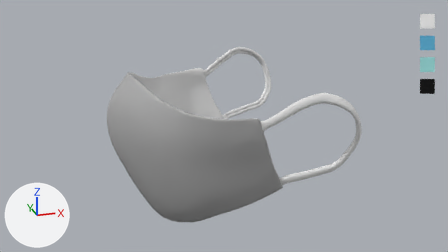
The Blender file blender/mask_eco2.blend: old version first, new version second.
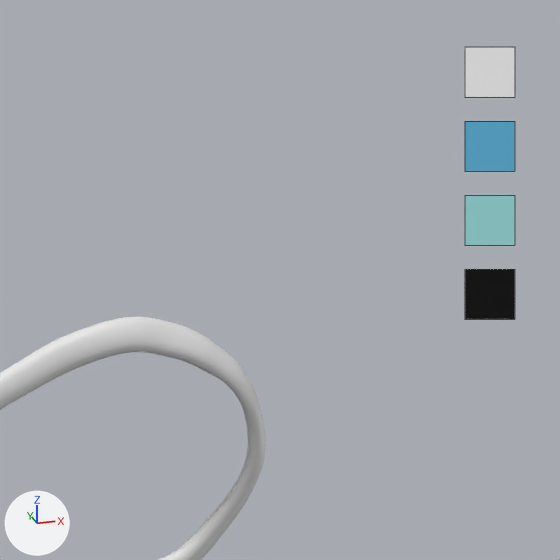
Each version is shown from the file's camera 'Camera', then close up on the part from 63% to 100% of the width and 0% to 65% of the height. Arrows for +X, +Y and +Z are at lower left; the lights stay in place. The close-ups show mesh edges as thin lines.

Names of what the first close-up shows: 'btn_black', 'btn_blue', 'btn_mint', 'btn_white', 'shirr_06'.
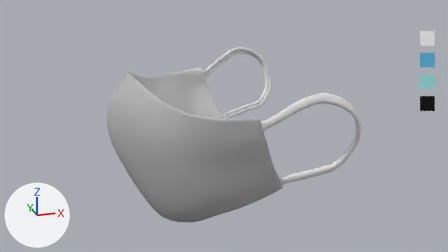
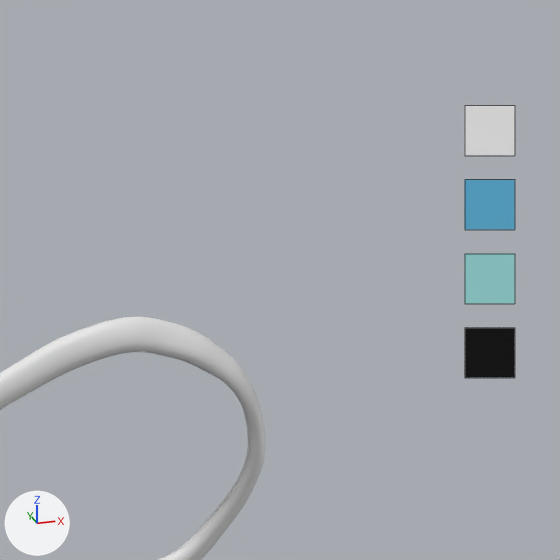
ob_empty_001 is not drawn itself; it is the parent of ob_btn_black, ob_btn_mint, ob_btn_blue, ob_btn_white.

The change, as a list of edits to the scene's bpy script:
```text
Change ob_empty_001:
    ob_empty_001.location: (-0.715, -5.961, 3.347) -> (-0.718, -5.972, 3.313)
```

What differs and where, as boxes (x1, y1, x2, y2) in the close-ups (560 x 560 px):
'btn_blue', moved
    before: (465, 121, 515, 171)
    after: (465, 179, 515, 230)
'btn_white', moved
    before: (465, 47, 515, 97)
    after: (465, 105, 515, 156)
'btn_black', moved
    before: (465, 269, 515, 319)
    after: (465, 328, 515, 378)
'btn_mint', moved
    before: (465, 195, 515, 245)
    after: (465, 254, 515, 304)
